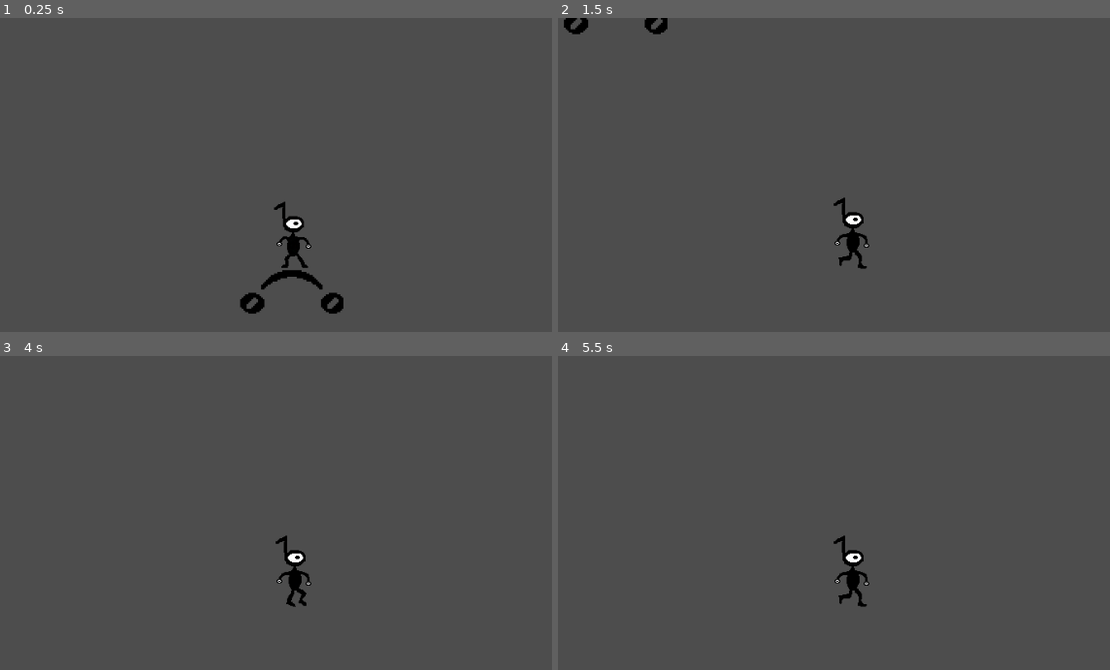
Above: before the commit, frames 1-4 (two rows, left to right).
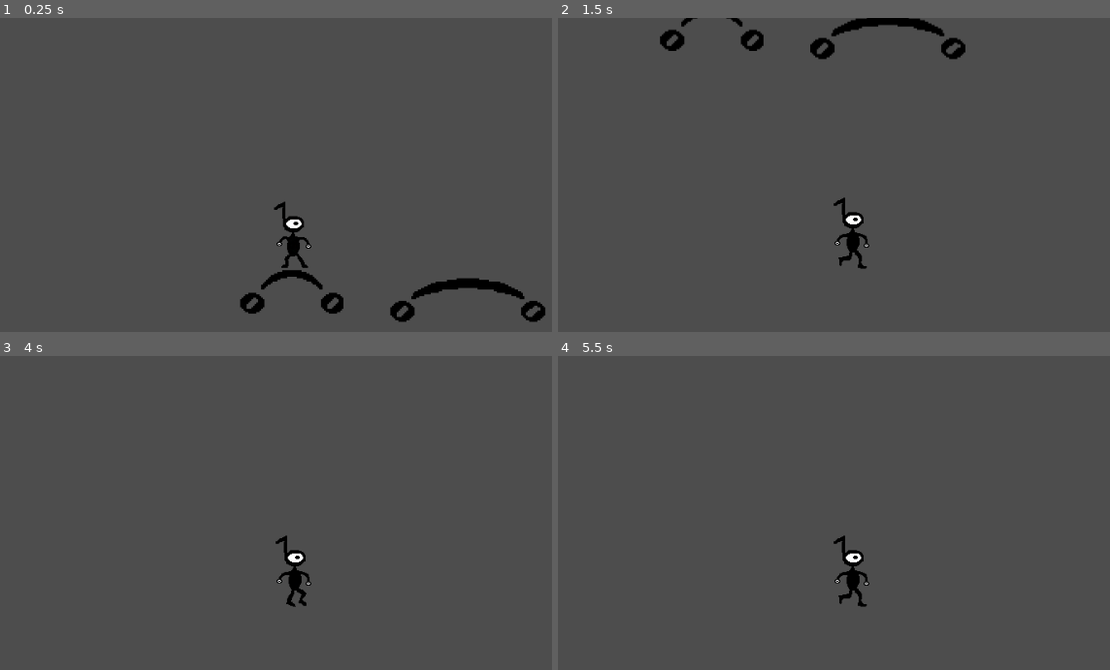
Above: after the commit, the same moments.

Repository: TechPowerAwaits/MRUHacks-2026
Game: Godot game, scene res://scenes/playertest.tscn
Two runs of this game, one before a commit and one after it. Both use one fixed random seed, a clock stepped at 60 frames per second and the inputs below. This scene is started directly instead of the project's main scene.
Inputs:
- Up to frame 1 (0.25 s): no input
- Up to frame 2 (1.5 s): tap Enter at 0.5 s; hold D (move_right) from 0.53 s (still down); tap Space (jump) at 0.77 s
- Up to frame 3 (4 s): tap Space (jump) at 1.52, 3.02, 3.77 s; release D (move_right) at 2.03 s; hold A (move_left) 2.03-2.78 s; hold D (move_right) from 2.78 s (still down)
- Up to frame 4 (5.5 s): release D (move_right) at 4.28 s; hold A (move_left) 4.28-5.03 s; tap Space (jump) at 4.52 s; hold D (move_right) from 5.03 s (still down)

The runs differ from the first frame. In frame 1, 1.0% of the frame differs, in the area x 70-99%, y 82-97%; in frame 2, 1.7%, in the area x 1-74%, y 0-14%; in frame 3, less than 0.1%; in frame 4, less than 0.1%.

Commit message:
Add ThickLegato to playertest

Diff:
--- a/scenes/playertest.tscn
+++ b/scenes/playertest.tscn
@@ -1,6 +1,7 @@
 [gd_scene format=3 uid="uid://bm0avjptxs5fq"]
 
 [ext_resource type="PackedScene" uid="uid://crm8sqem28fq4" path="res://scenes/player.tscn" id="2_u6kb2"]
+[ext_resource type="PackedScene" uid="uid://dnoso5r5omqrw" path="res://scenes/ThickLegato.tscn" id="3_l5ouh"]
 [ext_resource type="PackedScene" uid="uid://bv8kc7lkuj0gr" path="res://scenes/ThinLegato.tscn" id="3_u6kb2"]
 
 [node name="Playertest" type="Node2D" unique_id=383740529]
@@ -9,3 +10,6 @@
 
 [node name="ThinLegato" parent="." unique_id=645817703 instance=ExtResource("3_u6kb2")]
 position = Vector2(-2, 71)
+
+[node name="ThickLegato" parent="." unique_id=1289518613 instance=ExtResource("3_l5ouh")]
+position = Vector2(216, 81)
